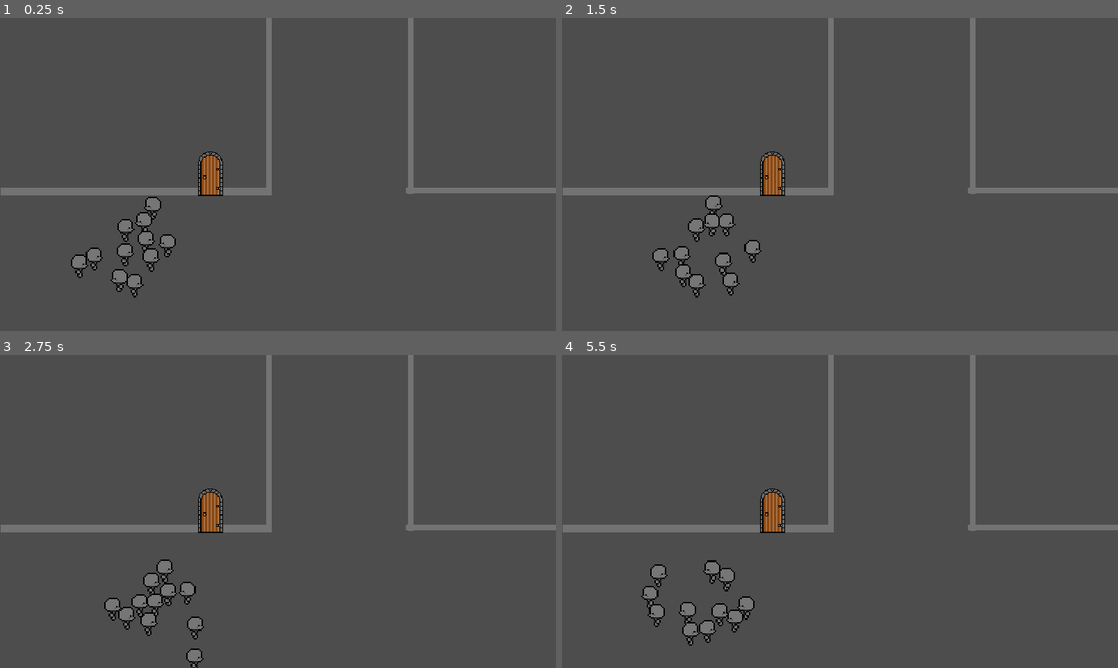
Above: before the commit, frames 1-4 (two rows, left to right).
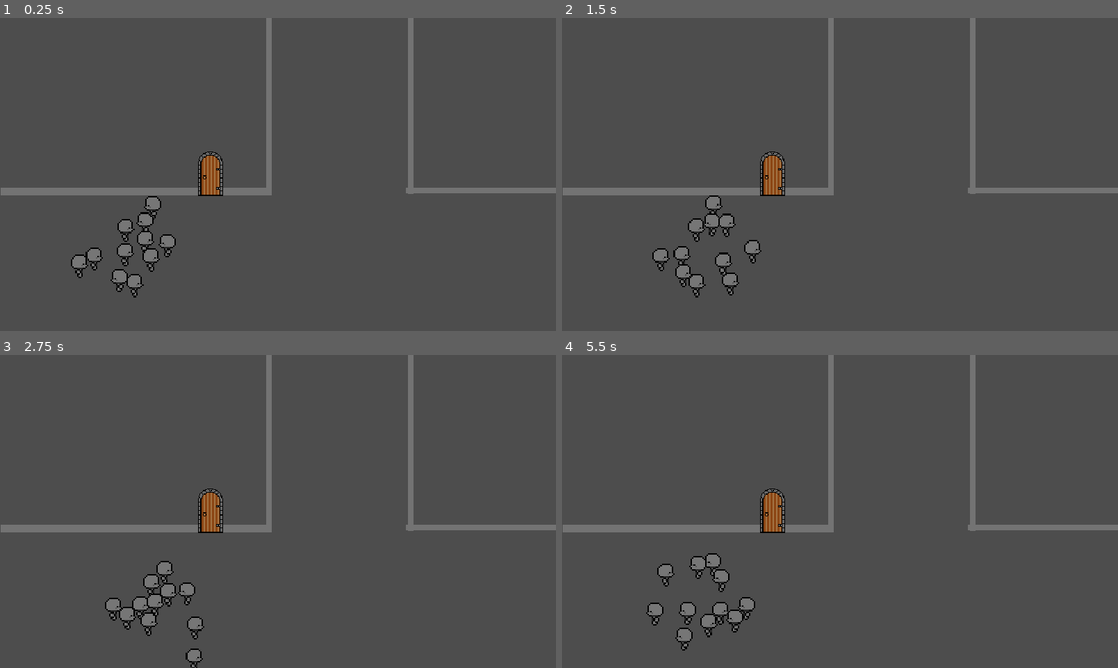
Above: after the commit, the same moments.

Repository: DubiousDuck/Manny-Takes-on-Upper-Management
Game: Godot game, scene res://overworld/sample_overworld.tscn
Two runs of this game, one before a commit and one after it. Both use one fixed random seed, a clock stepped at 60 frames per second and the inputs below.
Inputs (mouse positions are in pixels of both pictures, inside the frame that each line leads up to):
- Up to frame 1 (0.25 s): no input
- Up to frame 2 (1.5 s): tap Enter (ui_accept) at 0.5, 0.77 s; move the mouse to (962, 158) at 0.52 s; hold Right (ui_right) 0.53-1.28 s; click (962, 158) at 0.6 s; move the mouse to (728, 190) at 1.27 s; hold Down (ui_down) from 1.28 s (still down); click (728, 190) at 1.35 s
- Up to frame 3 (2.75 s): tap Enter (ui_accept) at 1.52 s; move the mouse to (333, 442) at 2.02 s; release Down (ui_down) at 2.03 s; hold Right (ui_right) from 2.03 s (still down); click (333, 442) at 2.1 s
- Up to frame 4 (5.5 s): move the mouse to (812, 574) at 2.77 s; release Right (ui_right) at 2.78 s; hold Up (ui_up) 2.78-3.53 s; click (812, 574) at 2.85 s; tap Enter (ui_accept) at 3.02, 3.77, 4.52 s; move the mouse to (1006, 558) at 3.52 s; hold Left (ui_left) 3.53-5.03 s; click (1006, 558) at 3.6 s; move the mouse to (673, 464) at 4.27 s; click (673, 464) at 4.35 s; move the mouse to (867, 511) at 5.02 s; hold Down (ui_down) from 5.03 s (still down); click (867, 511) at 5.1 s

The runs differ from the first frame. In frame 1, 0.1% of the frame differs, in the area x 24-29%, y 56-75%; in frame 2, less than 0.1%; in frame 3, 0.4%; in frame 4, 1.4%, in the area x 14-35%, y 63-95%.

Commit message:
Moved overworld guys' hitboxes down to feet

Diff:
--- a/overworld/Follower.tscn
+++ b/overworld/Follower.tscn
@@ -14,7 +14,7 @@
 script = ExtResource("1_n8ld1")
 
 [node name="CollisionShape2D" type="CollisionShape2D" parent="."]
-position = Vector2(0, 4)
+position = Vector2(0, 11)
 shape = SubResource("CapsuleShape2D_7mksb")
 
 [node name="Sprite2D" type="Sprite2D" parent="."]
--- a/overworld/Player.tscn
+++ b/overworld/Player.tscn
@@ -12,7 +12,7 @@
 script = ExtResource("1_1evci")
 
 [node name="CollisionShape2D" type="CollisionShape2D" parent="."]
-position = Vector2(0, 6)
+position = Vector2(0, 13)
 shape = SubResource("CapsuleShape2D_7mksb")
 
 [node name="Sprite2D" type="Sprite2D" parent="."]
